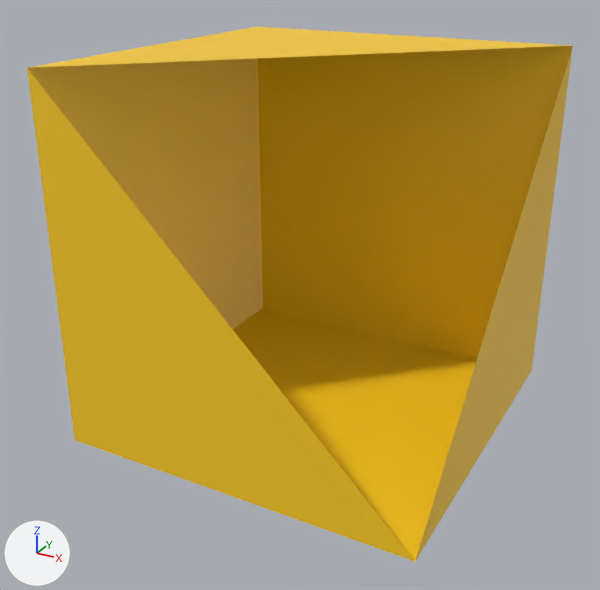
What one commit did to the glTF model models/seperated_blocks/r6c2_body_yellow.gltf.
Before and after are seen from a 50 mm camera at (1.96, -3.8, 1.57) aimed at (-0.05, -0.15, -0.25). The axes (+X, +Y, +Z) are drawn at lower left. The lights are the same throughout. Objects named as collision shapes, trigger or cutter boxes, shadow casters or lower levels of detail are left out. Vertices at the same position are counted once.

In view in the first picture: 'r6c2_body_yellow'.
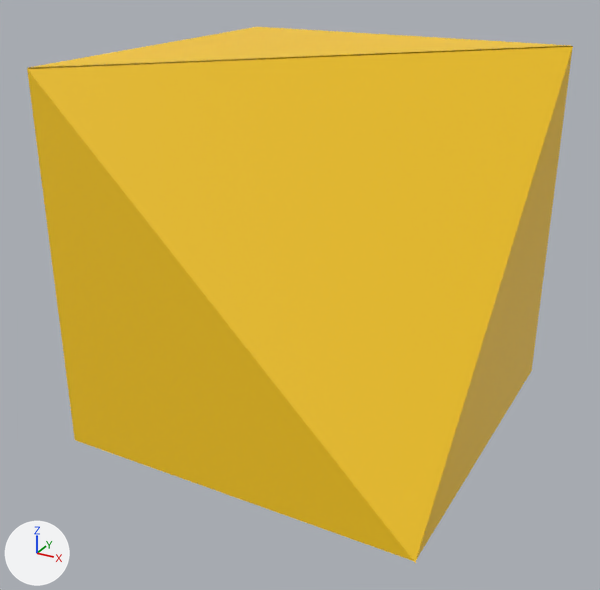
The change, as JSON lines over the scene's bpy script:
```json
{"block": "me_cube_779", "where": "# used by ob_r6c2_body_yellow; location = (0.0, 0.0, 0.0)"}
{"block": "me_cube_779", "where": "# verts and faces of me_cube_779; kept vertices keep their numbers, new ones are numbered from 7"}
{"op": "remove", "block": "me_cube_779", "code": "me_cube_779.from_pydata(...)  # 7 vertices, 9 faces; spans x -1.0..1.0, y -1.0..1.0, z -1.0..1.0"}
{"op": "add", "block": "me_cube_779", "code": "me_cube_779.from_pydata(...)  # 10 vertices, 10 faces; spans x -1.0..1.0, y -1.0..1.0, z -1.01..1.0"}
{"block": "me_cube_779", "change": "me_cube_779 part 1"}
{"op": "add", "block": "me_cube_779", "code": "verts[7] = (1.0, -1.0, -1.01)  # pixel (415, 563)"}
{"op": "add", "block": "me_cube_779", "code": "verts[8] = (-1.0, -1.0, 0.99)  # pixel (27, 68)"}
{"op": "add", "block": "me_cube_779", "code": "verts[9] = (1.0, 1.0, 0.99)  # pixel (572, 46)"}
{"op": "add", "block": "me_cube_779", "code": "faces += [(7, 9, 8)]"}
```

Changed parts and their boxes [x1, y1, x2, y2] in the pictures (600 x 590 px):
```json
{"object": "r6c2_body_yellow", "change": "reshaped", "before": [27, 27, 573, 561], "after": [27, 27, 573, 563]}
{"part": 1, "of": "me_cube_779", "change": "added", "after": [27, 47, 573, 563], "on screen": "yellow"}
```
